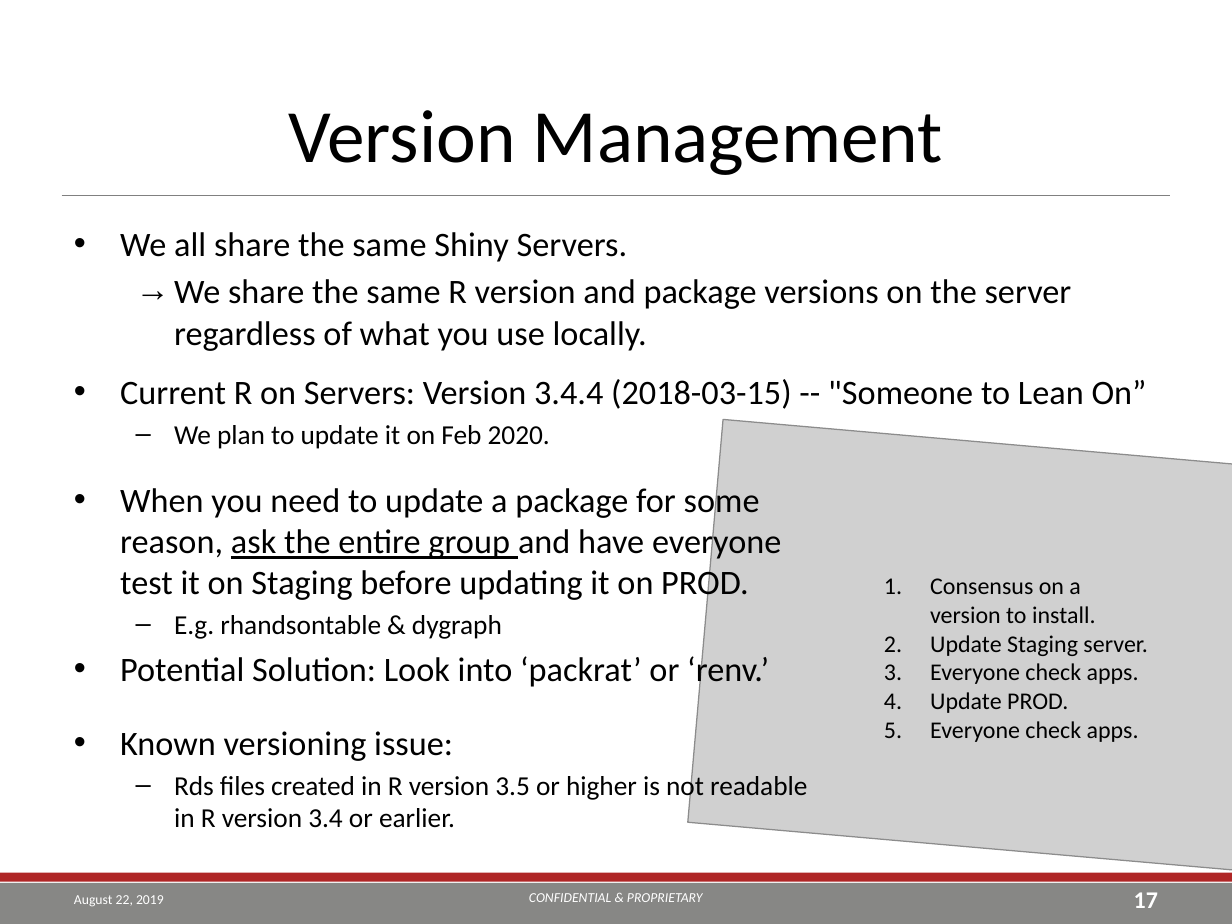
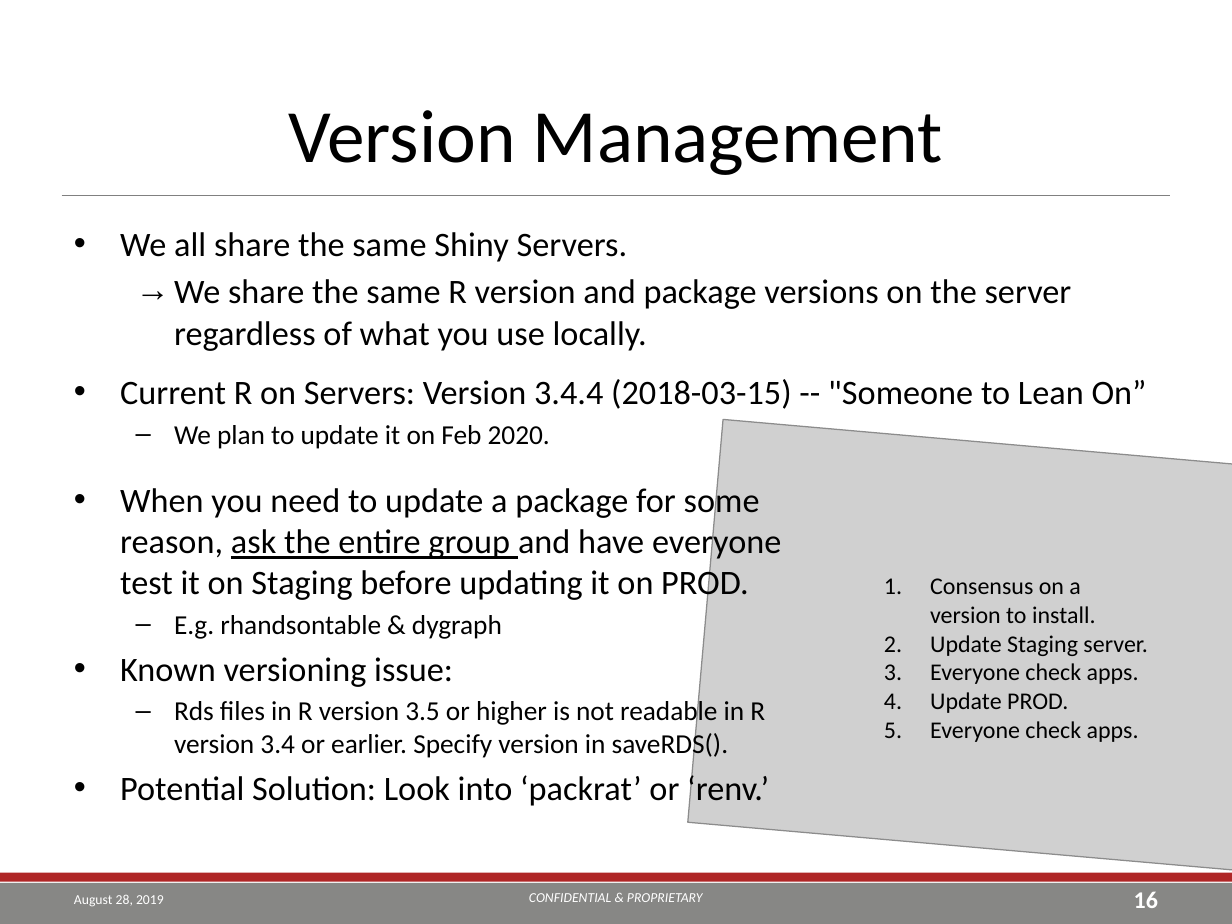
Before and after one commit to TEA-Analytics/ShinyWorkshop, a slide deck: slide 16 of Day 2.pptx (slide 17 before the commit). Drawn at 1232x924 pixels with LibreOffice and Linux fonts; fonts in the diff are those of the drawing; grey boxes stand for pictures; background and template pictures are left out. Boxes give left, top, right and bottom in pixels: in the first picture for what was removed or moved away, otherwise in the second. Text is boxed around its words. In the diff, an @@ line names an element or a change of style, - is before the commit and + after.

Commit message:
Update.

```diff
--- a/Day 2.pptx
+++ b/Day 2.pptx
@@ text at [120,657,765,760]: paragraphs added @@
+• Known versioning issue:
+  – Rds files in R version 3.5 or higher is not readable in R version 3.4 or earlier. Specify version in saveRDS().
@@ text at [120,731,807,828]: paragraphs removed @@
-• Known versioning issue:
-  – Rds files created in R version 3.5 or higher is not readable in R version 3.4 or earlier.
@@ text at [74,895,164,906]: text changed @@
-August 22, 2019
+August 28, 2019
@@ page number at [1134,891,1158,908]: text changed @@
-17
+16
```
Also in this commit, not shown: 49 other slides changed, 2 slides added.
